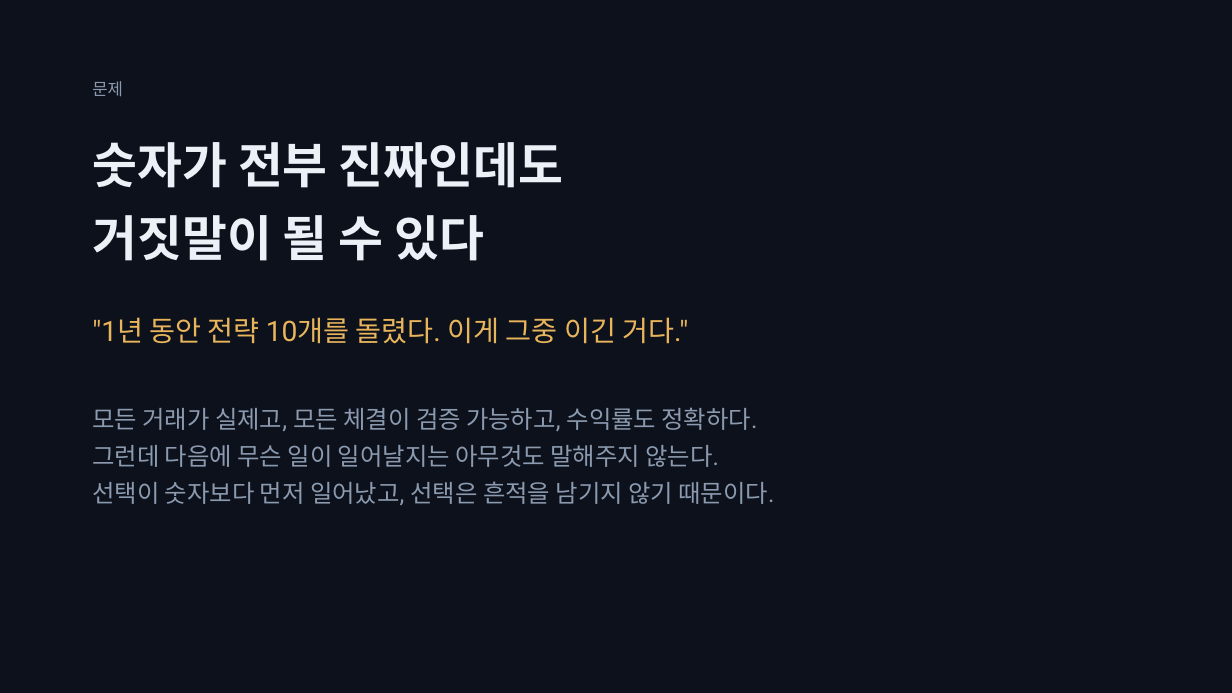
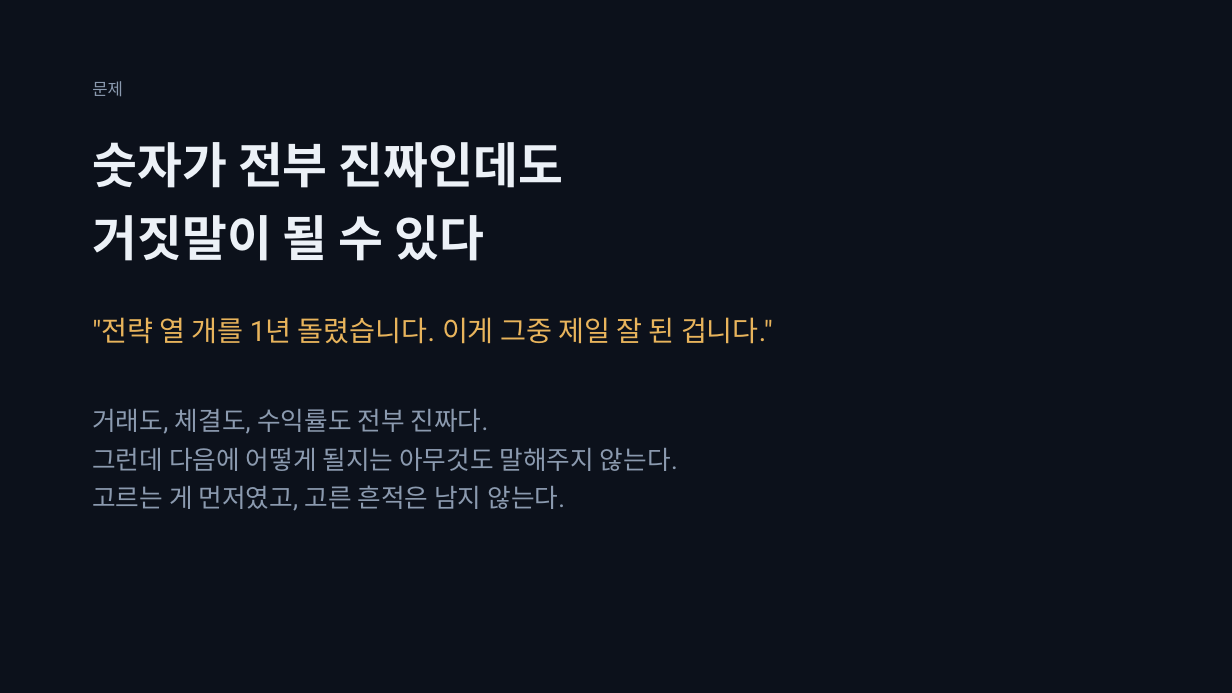
Before and after one commit to SeoDongOk/proof-of-track-record, a slide deck: slide 2 of deck/proof-of-track-record.pptx. Drawn at 1232x693 pixels with LibreOffice and Linux fonts; fonts in the diff are those of the drawing. Boxes give left, top, right and bottom in pixels: in the first picture for what was removed or moved away, otherwise in the second. Text is boxed around its words. In the diff, an @@ line names an element or a change of style, - is before the commit and + after.

```diff
--- a/deck/proof-of-track-record.pptx
+++ b/deck/proof-of-track-record.pptx
@@ text at box(92, 317, 773, 344): text changed @@
-"1년 동안 전략 10개를 돌렸다. 이게 그중 이긴 거다."
+"전략 열 개를 1년 돌렸습니다. 이게 그중 제일 잘 된 겁니다."
@@ text at box(92, 409, 678, 511): text changed; size 19 to 20 pt @@
-모든 거래가 실제고, 모든 체결이 검증 가능하고, 수익률도 정확하다.
-그런데 다음에 무슨 일이 일어날지는 아무것도 말해주지 않는다.
-선택이 숫자보다 먼저 일어났고, 선택은 흔적을 남기지 않기 때문이다.
+거래도, 체결도, 수익률도 전부 진짜다.
+그런데 다음에 어떻게 될지는 아무것도 말해주지 않는다.
+고르는 게 먼저였고, 고른 흔적은 남지 않는다.
```
Also in this commit, not shown: 14 other slides changed, 15 other files.
